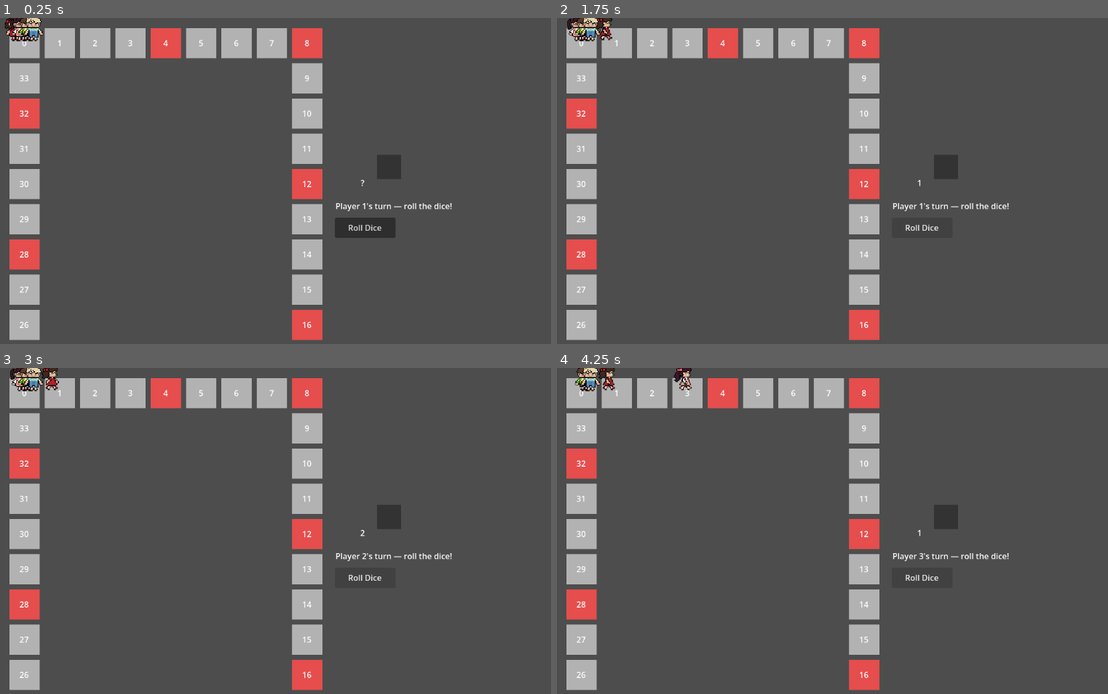
Above: before the commit, frames 1-4 (two rows, left to right).
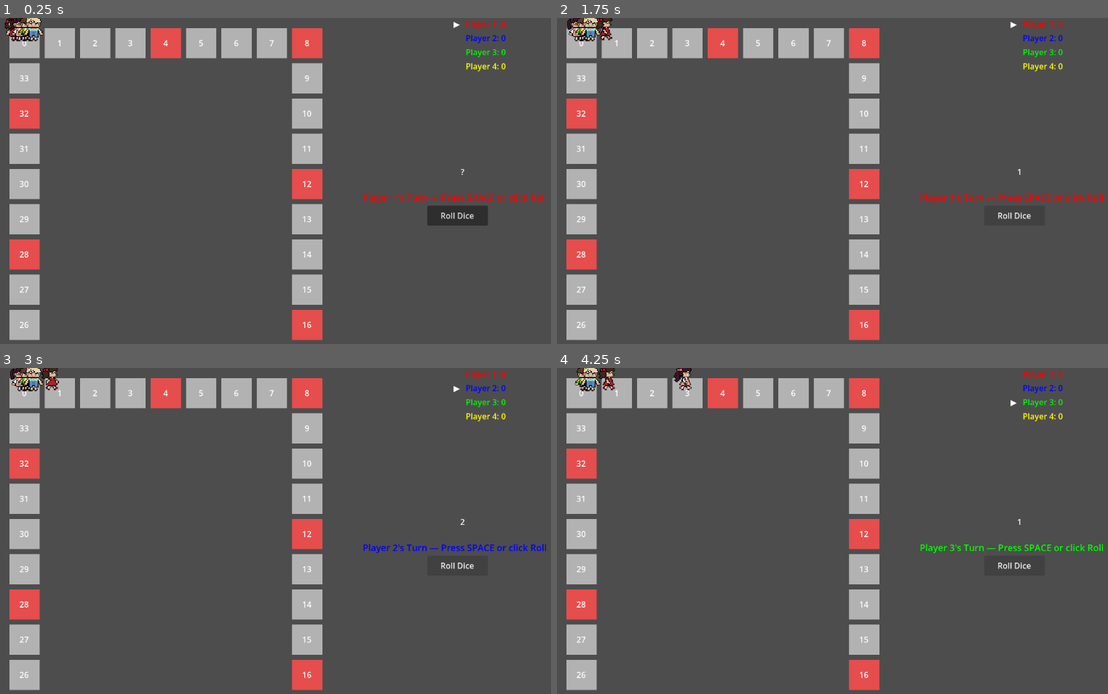
Above: after the commit, the same moments.

Repository: Zephyrdoestech/Pinoy-Party
Game: Godot game, scene res://scenes/Game.tscn
The game is run twice, just before and just after one commit, with the same random seed, the same clock (stepped at 60 frames per second) and the same inputs.
Inputs:
- Up to frame 1 (0.25 s): no input
- Up to frame 2 (1.75 s): click "Roll Dice" at 0.5 s; tap Enter (ui_accept) at 1.25 s; hold D (move_right) from 1.28 s (still down); hold Space (dash) from 1.28 s (still down); tap 1 (p1_jump) at 1.52 s
- Up to frame 3 (3 s): release D (move_right) at 2.03 s; release Space (dash) at 2.03 s; hold S (move_down) 2.03-2.78 s; tap Space (dash) at 2.1 s; tap 1 (p1_jump) at 2.27 s; tap Enter (ui_accept) at 2.75 s; hold D (move_right) from 2.78 s (still down); hold Space (dash) from 2.78 s (still down)
- Up to frame 4 (4.25 s): release D (move_right) at 3.53 s; release Space (dash) at 3.53 s; hold W (move_up) from 3.53 s (still down); tap Space (dash) at 3.6 s; tap 1 (p1_jump) at 3.77 s

The runs differ from the first frame. In frame 1, 2.4% of the frame differs, in the area x 60-100%, y 0-68%; in frame 2, 1.2%; in frame 3, 1.2%; in frame 4, 1.2%.

Commit message:
added HUD and fixed the scoretable thing

Diff:
--- a/pinoy-party/autoload/EventBus.gd
+++ b/pinoy-party/autoload/EventBus.gd
@@ -17,3 +17,5 @@
 signal game_over(winner_index: int)
 @warning_ignore("unused_signal")
 signal movement_finished(player_index: int)
+@warning_ignore("unused_signal")
+signal score_changed(player_index: int, new_score: int)
--- a/pinoy-party/autoload/GameManager.gd
+++ b/pinoy-party/autoload/GameManager.gd
@@ -88,6 +88,7 @@
 
 func add_score(player_index: int, points: int) -> void:
 	players[player_index]["score"] += points
+	EventBus.score_changed.emit(player_index, players[player_index]["score"])
 	if _is_game_over():
 		EventBus.game_over.emit(_get_winner())
 
--- a/pinoy-party/scenes/Game.gd
+++ b/pinoy-party/scenes/Game.gd
@@ -5,7 +5,6 @@
 @onready var board: Node2D = $Board
 @onready var dice: Node2D = $Dice
 @onready var roll_button: Button = $UI/RollButton
-@onready var turn_label: Label = $UI/TurnLabel
 @onready var state_machine: StateMachine = $StateMachine
 
 var tokens: Array[Node2D] = []
@@ -27,7 +26,6 @@
 	GameManager.board_ref = board
 	_spawn_tokens()
 	roll_button.pressed.connect(_on_roll_pressed)
-	EventBus.turn_started.connect(_on_turn_started)
 	EventBus.player_moved.connect(_on_player_moved)
 	# StateMachine auto-starts itself via call_deferred in its own _ready().
 
@@ -56,10 +54,6 @@
 	if event.is_action_pressed("ui_accept"):
 		_on_roll_pressed()
 
-func _on_turn_started(player_index: int) -> void:
-	var player_name: String = GameManager.players[player_index]["name"]
-	turn_label.text = "%s's turn — roll the dice!" % player_name
-
 func _on_player_moved(player_index: int, new_tile_index: int) -> void:
 	# Tell the token to animate to its new tile.
 	tokens[player_index].move_to(new_tile_index)
--- a/pinoy-party/scenes/Game.tscn
+++ b/pinoy-party/scenes/Game.tscn
@@ -9,6 +9,8 @@
 [ext_resource type="Script" uid="uid://dbpgmhuso24j4" path="res://scripts/state_machine/states/State_Moving.gd" id="7_mcffj"]
 [ext_resource type="Script" uid="uid://bj3xox6d6dtr7" path="res://scripts/state_machine/states/State_TileEvent.gd" id="8_2rd6h"]
 [ext_resource type="Script" uid="uid://bn08v1ospija" path="res://scripts/state_machine/states/State_EndTurn.gd" id="9_7ua8r"]
+[ext_resource type="PackedScene" uid="uid://b27tfag0jsw3q" path="res://scenes/ui/HUD.tscn" id="10_qy1jj"]
+[ext_resource type="PackedScene" uid="uid://05p1lmwlynfu" path="res://scenes/ui/ScoreBoard.tscn" id="11_3xj3m"]
 
 [node name="Game" type="Node2D" unique_id=1768686812]
 script = ExtResource("1")
@@ -16,7 +18,7 @@
 [node name="Board" parent="." unique_id=596197397 instance=ExtResource("2")]
 
 [node name="Dice" parent="." unique_id=1631070114 instance=ExtResource("3")]
-position = Vector2(751, 330)
+position = Vector2(919, 347)
 
 [node name="StateMachine" type="Node" parent="." unique_id=325733774]
 script = ExtResource("4_g4kob")
@@ -39,15 +41,20 @@
 [node name="UI" type="CanvasLayer" parent="." unique_id=1591574041]
 
 [node name="RollButton" type="Button" parent="UI" unique_id=1905049191]
-offset_left = 665.0
-offset_top = 397.0
-offset_right = 785.0
-offset_bottom = 437.0
+offset_left = 848.0
+offset_top = 373.0
+offset_right = 968.0
+offset_bottom = 413.0
 text = "Roll Dice"
 
-[node name="TurnLabel" type="Label" parent="UI" unique_id=1571825726]
-offset_left = 666.0
-offset_top = 362.0
-offset_right = 916.0
-offset_bottom = 392.0
-text = "Waiting..."
+[node name="Hud" parent="UI" unique_id=821560762 instance=ExtResource("10_qy1jj")]
+
+[node name="ScoreBoard" parent="UI" unique_id=1802406921 instance=ExtResource("11_3xj3m")]
+anchors_preset = 5
+anchor_left = 0.5
+anchor_right = 0.5
+offset_left = 324.0
+offset_top = 0.0
+offset_right = 324.0
+offset_bottom = 0.0
+grow_horizontal = 2
--- a/pinoy-party/scenes/board/Dice.tscn
+++ b/pinoy-party/scenes/board/Dice.tscn
@@ -7,17 +7,10 @@
 script = ExtResource("1_qdqvr")
 
 [node name="Label" type="Label" parent="." unique_id=894461542]
-offset_left = -55.0
-offset_top = -26.0
-offset_right = -7.0
-offset_bottom = 22.0
+offset_left = -25.0
+offset_top = -65.0
+offset_right = 23.0
+offset_bottom = -17.0
 text = "?"
 horizontal_alignment = 1
 vertical_alignment = 1
-
-[node name="ColorRect" type="ColorRect" parent="." unique_id=88435445]
-offset_left = -3.0
-offset_top = -58.0
-offset_right = 45.0
-offset_bottom = -10.0
-color = Color(0.2, 0.2, 0.2, 1)
--- a/pinoy-party/scenes/board/board.gd
+++ b/pinoy-party/scenes/board/board.gd
@@ -1,6 +1,4 @@
 extends Node2D
-
-const Utils = preload("res://scripts/utils.gd")
 
 @export var tile_scene: PackedScene = preload("res://scenes/board/Tile.tscn")
 
--- a/pinoy-party/scenes/minigames/BaseMinigame.gd
+++ b/pinoy-party/scenes/minigames/BaseMinigame.gd
@@ -32,12 +32,41 @@
 	participating_players = players
 
 
+# ---------------------------------------------------------------------------
+# Shared placement scoring for "elimination" minigames (LuksongBaka,
+# SackRace) — anywhere players are progressively knocked out and the result
+# is a 1st/2nd/3rd placement.
+#
+# `groups` must be ordered BEST placement first, where each element is an
+# Array[int] of player indices who tied for that placement block (size 1 =
+# no tie). A tied group is awarded the point value of the WORST individual
+# rank their group would have spanned had they not tied — e.g. two players
+# tied for what would have been 2nd/3rd both get 3rd's value. Any rank
+# beyond 3rd scores 0. See DEVLOG.md for the worked examples this matches.
+# ---------------------------------------------------------------------------
+const PLACEMENT_POINTS := {1: 3, 2: 2, 3: 1}
+
+static func compute_placement_scores(groups: Array) -> Dictionary:
+	var scores: Dictionary = {}
+	var rank_cursor := 1
+	for group in groups:
+		var worst_rank: int = rank_cursor + group.size() - 1
+		var reward := 0
+		if rank_cursor <= 3:
+			reward = PLACEMENT_POINTS.get(min(worst_rank, 3), 0)
+		for idx in group:
+			scores[idx] = reward
+		rank_cursor += group.size()
+	return scores
+
+
 ## Call from a subclass's start_game(), AFTER any setup that determines the
 ## announcement text (e.g. picking who is "IT") or world layout, and BEFORE
 ## any gameplay should be possible. `announcement_text` is optional — pass
 ## "" to skip straight to the countdown.
 func run_intro(announcement_text: String = "") -> void:
 	gameplay_locked = true
+	set_process_unhandled_input(false) # belt-and-suspenders: no inputs reach any minigame during the intro
 	_build_intro_overlay()
 
 	if announcement_text != "":
@@ -54,6 +83,7 @@
 		_intro_layer.queue_free()
 
 	gameplay_locked = false
+	set_process_unhandled_input(true)
 	intro_finished.emit()
 
 
--- a/pinoy-party/scenes/minigames/LangitLupa/langit_lupa.gd
+++ b/pinoy-party/scenes/minigames/LangitLupa/langit_lupa.gd
@@ -279,14 +279,20 @@
 
 func _end_game() -> void:
 	round_active = false
+
+	# Per design: IT scores 1 point per tagged player. Each surviving
+	# non-IT player scores 1 point per surviving non-IT player (including
+	# themselves). Tagged players score 0 — they simply get no entry below.
+	var total_others: int = alive_players.size() - 1  # everyone except IT
+	var tagged_count: int = tagged_players.size()
+	var survivor_count: int = total_others - tagged_count
+
 	var scores: Dictionary = {}
-	for idx in participating_players:
-		if idx == it_player:
-			if tagged_players.size() > 0:
-				scores[idx] = tagged_players.size() * 2
-				GameManager.add_score(idx, scores[idx])
-		elif idx not in tagged_players:
-			scores[idx] = 2
-			GameManager.add_score(idx, 2)
+	scores[it_player] = tagged_count
+	for idx in alive_players:
+		if idx == it_player or idx in tagged_players:
+			continue
+		scores[idx] = survivor_count
+
 	print("[LangitLupa] Round over. Tagged: %s" % [tagged_players])
 	_finish(scores)
--- a/pinoy-party/scenes/minigames/LuksongBaka/luksong_baka.gd
+++ b/pinoy-party/scenes/minigames/LuksongBaka/luksong_baka.gd
@@ -23,6 +23,9 @@
 var jumped_this_round: Dictionary = {}   # player_index -> bool
 var marker_t := 0.0                      # 0.0–1.0 sweep progress
 var sweeping := false
+
+var eliminated_this_round: Array[int] = []
+var elimination_order: Array = []  # Array of Array[int], chronological (earliest round first)
 
 var bars: Dictionary = {}  # player_index -> bar UI nodes
 
@@ -86,6 +89,7 @@
 	current_round += 1
 	round_label.text = "Round %d" % current_round
 	jumped_this_round.clear()
+	eliminated_this_round.clear()
 
 	# Randomize zone position each round
 	zone_start = randf_range(0.0, 1.0 - zone_width)
@@ -150,7 +154,6 @@
 	if in_zone:
 		status.text = "Cleared!"
 		status.modulate = Color(0.3, 0.9, 0.4)
-		GameManager.add_score(player_idx, 1)
 	else:
 		status.text = "Caught!"
 		status.modulate = Color(0.9, 0.3, 0.3)
@@ -166,10 +169,14 @@
 			status.modulate = Color(0.9, 0.3, 0.3)
 			_eliminate(player_idx)
 
+	if eliminated_this_round.size() > 0:
+		elimination_order.append(eliminated_this_round.duplicate())
+
 	_check_game_over()
 
 func _eliminate(player_idx: int) -> void:
 	alive_players.erase(player_idx)
+	eliminated_this_round.append(player_idx)
 
 func _check_game_over() -> void:
 	if alive_players.size() <= 1:
@@ -184,11 +191,15 @@
 	_start_countdown()
 
 func _end_game() -> void:
-	var scores: Dictionary = {}
-	for player_idx in participating_players:
-		# Bonus: last one standing gets +3
-		scores[player_idx] = 0
+	# Build placement groups, BEST placement first: a lone survivor (if any)
+	# is 1st on their own, then each elimination round's group in reverse
+	# chronological order (most recently eliminated = better placement).
+	var groups: Array = []
 	if alive_players.size() == 1:
-		scores[alive_players[0]] = 3
-
+		groups.append(alive_players.duplicate())
+	var reversed_eliminations: Array = elimination_order.duplicate()
+	reversed_eliminations.reverse()
+	groups += reversed_eliminations
+
+	var scores: Dictionary = compute_placement_scores(groups)
 	_finish(scores)
--- a/pinoy-party/scenes/minigames/SackRace/sack_race.gd
+++ b/pinoy-party/scenes/minigames/SackRace/sack_race.gd
@@ -62,15 +62,30 @@
 
 func _end_race() -> void:
 	race_active = false
-	var scores: Dictionary = {}
-	# Award points by finish order; anyone who didn't finish goes last, ranked by progress.
+
+	# Players who actually crossed the finish line have a strict, tie-free
+	# order (only one player advances per key-press event, so two players
+	# can't finish on the exact same input) — each is their own group.
+	var groups: Array = []
+	for idx in finished_order:
+		groups.append([idx])
+
+	# Anyone who didn't finish is ranked by remaining progress, with equal
+	# progress at the timeout treated as a genuine tie (grouped together)
+	# instead of being arbitrarily ordered by sort_custom.
 	var unfinished: Array[int] = participating_players.filter(func(p): return p not in finished_order)
 	unfinished.sort_custom(func(a, b): return progress[a] > progress[b])
-	var final_order: Array[int] = finished_order + unfinished
-	for rank in final_order.size():
-		var player_idx: int = final_order[rank]
-		var points: int = max(3 - rank, 0)  # 1st=3, 2nd=2, 3rd=1, 4th=0
-		scores[player_idx] = points
-		GameManager.add_score(player_idx, points)
-	print("[SackRace] Final order: %s" % [final_order])
+
+	var i := 0
+	while i < unfinished.size():
+		var tie_group: Array = [unfinished[i]]
+		var j := i + 1
+		while j < unfinished.size() and is_equal_approx(progress[unfinished[j]], progress[unfinished[i]]):
+			tie_group.append(unfinished[j])
+			j += 1
+		groups.append(tie_group)
+		i = j
+
+	var scores: Dictionary = compute_placement_scores(groups)
+	print("[SackRace] Final placement groups (best to worst): %s" % [groups])
 	_finish(scores)
--- a/pinoy-party/scenes/player/player_token.gd
+++ b/pinoy-party/scenes/player/player_token.gd
@@ -1,6 +1,4 @@
 extends Node2D
-
-const Utils = preload("res://scripts/utils.gd")
 
 # Spritesheet constants matching the exported PNG format from Pixsquare.
 const FRAME_WIDTH  := 1024   # each frame is 1024×1024px
--- a/pinoy-party/scenes/ui/HUD.tscn
+++ b/pinoy-party/scenes/ui/HUD.tscn
@@ -2,5 +2,15 @@
 
 [ext_resource type="Script" uid="uid://crbhoaefbnc6g" path="res://scenes/ui/hud.gd" id="1_kw0id"]
 
-[node name="Hud" type="Node2D" unique_id=821560762]
+[node name="Hud" type="Control" unique_id=1723063112]
+layout_mode = 3
+anchors_preset = 6
+anchor_left = 1.0
+anchor_top = 0.5
+anchor_right = 1.0
+anchor_bottom = 0.5
+offset_left = -452.0
+offset_right = -452.0
+grow_horizontal = 0
+grow_vertical = 2
 script = ExtResource("1_kw0id")
--- a/pinoy-party/scenes/ui/ScoreBoard.tscn
+++ b/pinoy-party/scenes/ui/ScoreBoard.tscn
@@ -2,5 +2,11 @@
 
 [ext_resource type="Script" uid="uid://ci6cy8ykse2kc" path="res://scenes/ui/score_board.gd" id="1_s5pty"]
 
-[node name="ScoreBoard" type="Node2D" unique_id=1802406921]
+[node name="ScoreBoard" type="Control" unique_id=1119907003]
+layout_mode = 3
+anchors_preset = 0
+offset_left = 900.0
+offset_top = 50.0
+offset_right = 900.0
+offset_bottom = 50.0
 script = ExtResource("1_s5pty")
--- a/pinoy-party/scenes/ui/hud.gd
+++ b/pinoy-party/scenes/ui/hud.gd
@@ -1,9 +1,14 @@
 # scenes/ui/hud.gd
 extends Control
 
-@onready var turn_label: Label = $TurnLabel
+var turn_label: Label
 
 func _ready() -> void:
+	turn_label = Label.new()
+	turn_label.add_theme_font_size_override("font_size", 18)
+	turn_label.position = Vector2(20, 20)
+	add_child(turn_label)
+
 	EventBus.turn_started.connect(_on_turn_started)
 
 func _on_turn_started(player_index: int) -> void:
--- a/pinoy-party/scenes/ui/score_board.gd
+++ b/pinoy-party/scenes/ui/score_board.gd
@@ -1,11 +1,44 @@
-extends Node2D
+# scenes/ui/score_board.gd
+extends Control
 
+# One row per player: a "▶" marker (shown only on the current player) and a
+# "Name: score" label, colored to match that player's token color.
+var rows: Array = []  # [{marker: Label, score: Label}]
 
-# Called when the node enters the scene tree for the first time.
 func _ready() -> void:
-	pass # Replace with function body.
+	for i in Constants.MAX_PLAYERS:
+		var row := HBoxContainer.new()
+		row.position = Vector2(0, i * 28)
 
+		var marker := Label.new()
+		marker.custom_minimum_size = Vector2(20, 0)
+		marker.text = ""
+		row.add_child(marker)
 
-# Called every frame. 'delta' is the elapsed time since the previous frame.
-func _process(delta: float) -> void:
-	pass
+		var score_label := Label.new()
+		row.add_child(score_label)
+
+		add_child(row)
+		rows.append({"marker": marker, "score": score_label})
+
+	EventBus.score_changed.connect(_on_score_changed)
+	EventBus.turn_started.connect(_on_turn_started)
+	_refresh_all()
+
+func _refresh_all() -> void:
+	for i in Constants.MAX_PLAYERS:
+		_update_score_text(i)
+
+func _update_score_text(player_index: int) -> void:
+	var p: Dictionary = GameManager.players[player_index]
+	var score_label: Label = rows[player_index]["score"]
+	score_label.text = "%s: %d" % [p["name"], p["score"]]
+	score_label.modulate = p["color"]
+
+func _on_score_changed(player_index: int, _new_score: int) -> void:
+	_update_score_text(player_index)
+
+func _on_turn_started(current_player_index: int) -> void:
+	for i in Constants.MAX_PLAYERS:
+		var marker: Label = rows[i]["marker"]
+		marker.text = "▶" if i == current_player_index else ""
--- a/pinoy-party/scripts/utils.gd
+++ b/pinoy-party/scripts/utils.gd
@@ -2,7 +2,7 @@
 extends Node
 
 ## Returns a random minigame ID from the constants pool
-static func random_minigame() -> String:
+func random_minigame() -> String:
 	return Constants.MINIGAMES[randi() % Constants.MINIGAMES.size()]
 
 ## Perimeter-loop board position for tile index.
@@ -11,7 +11,7 @@
 ## Side lengths (edge count, corners shared/not double-counted):
 ##   top = Constants.TOP_TILES, right = Constants.SIDE_TILES,
 ##   bottom = Constants.TOP_TILES, left = Constants.SIDE_TILES
-static func tile_position(index: int) -> Vector2:
+func tile_position(index: int) -> Vector2:
 	var top: int = Constants.TOP_TILES       # e.g. 9
 	var side: int = Constants.SIDE_TILES     # e.g. 8
 	var spacing: float = Constants.TILE_SPACING
@@ -38,5 +38,5 @@
 	return origin + Vector2(0, (side - i) * spacing)
 
 ## Token offset so players don't overlap on same tile
-static func token_offset(player_index: int) -> Vector2:
+func token_offset(player_index: int) -> Vector2:
 	return Vector2(player_index * 12 - 18, -30)
Not shown, changed: DEVLOG.md
